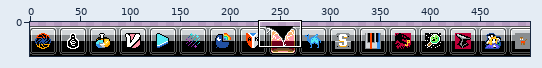
Sprite sheet, stored at PlaceStart2000x2000_2.png. The picture above shows the old version from afar; the outline marks the close-up.
Close-up. Old version:
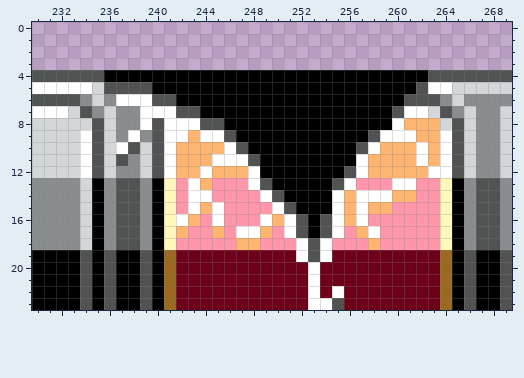
The file is 500x34 pixels. Colours within 5 levels of each other are drawn and written as one. Shown: x 230..269, y 0..23.
After:
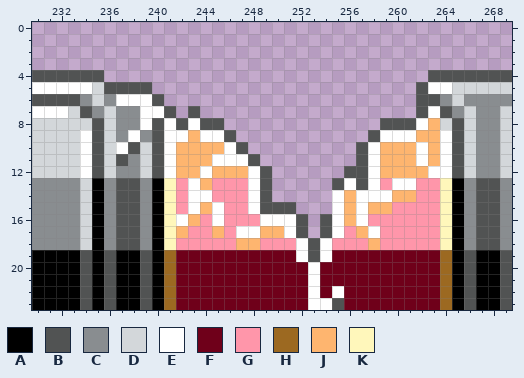
Palette (. is transparent): A #000000  B #515353  C #898d90  D #d3d7da  E #ffffff  F #6f001a  G #ff96aa  H #9c6921  J #feb56f  K #fff7bb
Difference:
@@ x 230..269 @@
  3 ........................................
- 4 BBBBBBAAAAAAAAAAAAAAAAAAAAAAAAAAABBBBBBB
- 5 EEEEEDBBBBAAAAAAAAAAAAAAAAAAAAAABEEDDDDD
- 6 BBBBCDCEEEBBAAAAAAAAAAAAAAAAAAABBBCDCCCC
- 7 EEEDBCDCCEEEBBAAAAAAAAAAAAAAAABEEDBCDCCD
- 8 DDDDDBDCCEBEEEBBAAAAAAAAAAAAAAEJJJDBDCCD
- 9 DDDDEBDCECBEEJEEBAAAAAAAAAAABEEEJJEBDCCD
-10 DDDDEBDEBDBEJJJJEBAAAAAAAAABEJJJEJEBDCCD
-11 DDDDEBDBCDBEJJJEEEBAAAAAAAAEJJJJEJEBDCCD
-12 DDDDEBDCCDBEJJEJJJEAAAAAAABEJJJJJEEBDCCD
-13 CCCCDACBBCAKGEJGGGEBAAAAABEGGGEEGGKACBBC
-14 CCCCDACBBCAKGEEGGGGEBAAAAEJEEEJJGGKACBBC
-15 CCCCDACBBCAKGEJEGGGGEBAAAEJEJJGGGGKACBBC
-16 CCCCDACBBCAKEJGEGGGEJEBABEJEGGGGGGKACBBC
-17 CCCCDACBBCAKJGGJGEEJGEBABEGJEGGGGGKACBBC
+ 4 BBBBBB...........................BBBBBBB
+ 5 EEEEEDBBBB......................BEEDDDDD
+ 6 BBBBCDCEEEB.....................BBCDCCCC
+ 7 EEEDBCDCCEEB.B..................BEBCDCCD
+ 8 DDDDDBDCCEBEBEBB.............BBBEJDBDCCD
+ 9 DDDDEBDCECBEEJEEB...........BEEEJJEBDCCD
+10 DDDDEBDEBDBEJJJJEB.........BEJJJEJEBDCCD
+11 DDDDEBDBCDBEJJJEEEB........BEJJJEJEBDCCD
+12 DDDDEBDCCDBEJJEJJJEB......BBEJJJJEEBDCCD
+13 CCCCDACBBCAKGEJGGGEB.....BEBEGEEGGKACBBC
+14 CCCCDACBBCAKGEEGGGEB.....EJEEEJJGGKACBBC
+15 CCCCDACBBCAKGEJEGGEBBB...EJEJJGGGGKACBBC
+16 CCCCDACBBCAKEJGEGGGEEEB.BEJEGGGGGGKACBBC
+17 CCCCDACBBCAKJGGJGEEJJEB.BEGJEGGGGGKACBBC
 18 CCCCDACBBCAKGGGGGJJGGGEBEGGGJGGGGGKACBBC
Where, in picture pixels (left, top, right, bottom), the same in both close-ups:
changed: (104, 70, 440, 238)
